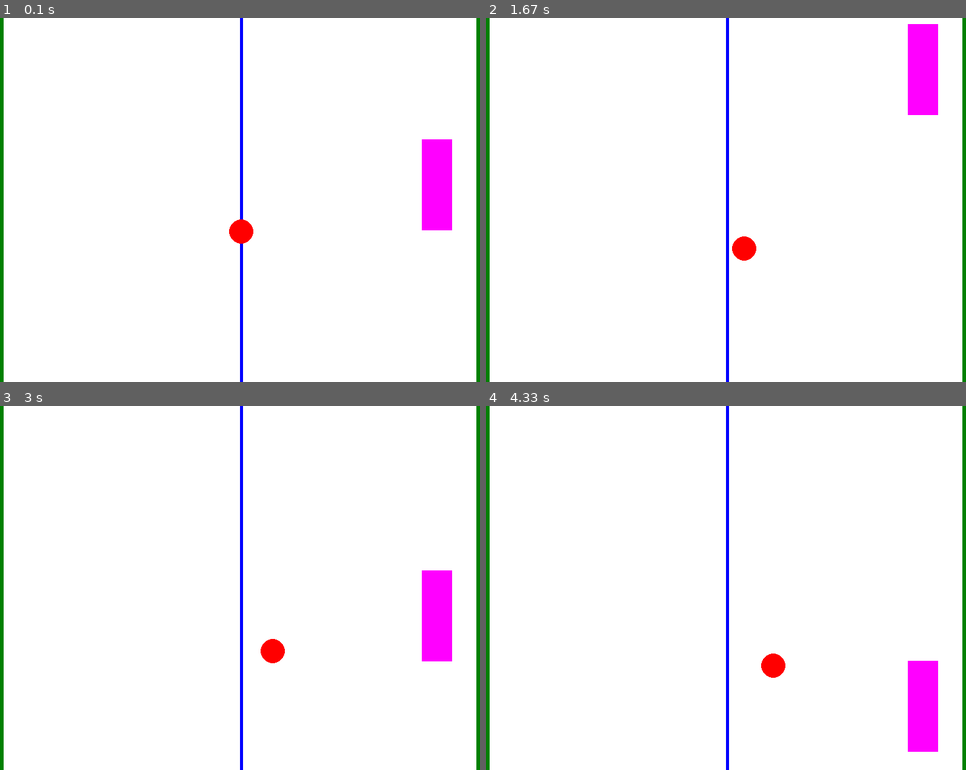
Above: before the commit, frames 1-4 (two rows, left to right).
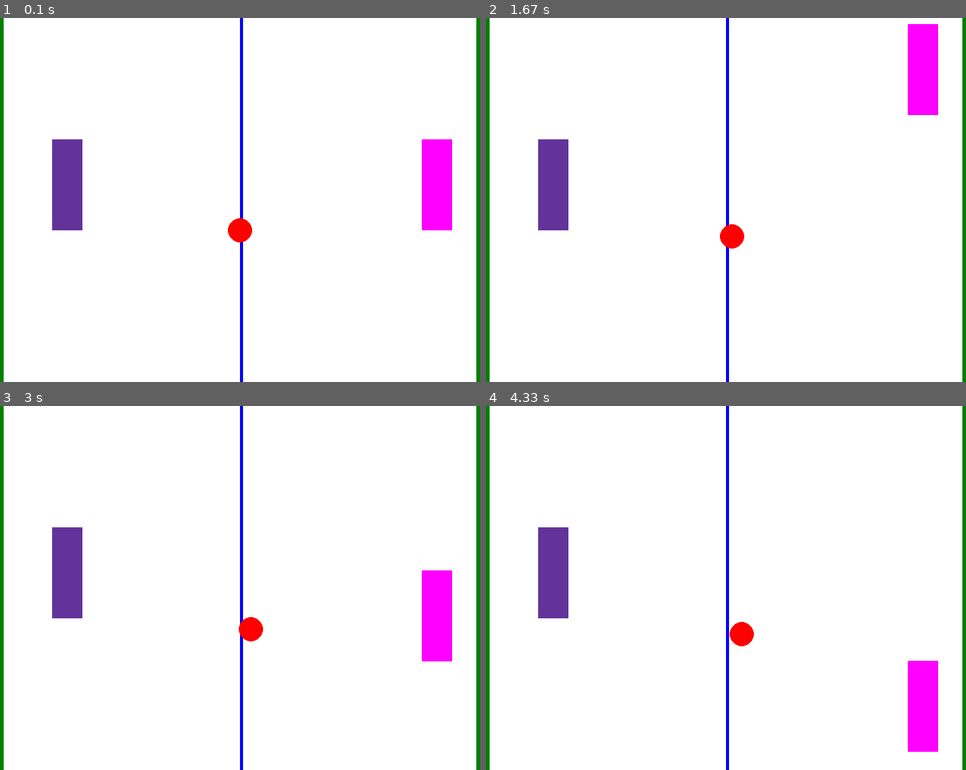
Above: after the commit, the same moments.

Repository: lookinALX/pygameProject
Game: pygame game, started from main.py
The game is run twice, just before and just after one commit, with the same random seed, the same clock (stepped at 60 frames per second) and the same inputs.
Inputs (mouse positions are in pixels of both pictures, inside the frame that each line leads up to):
- Up to frame 1 (0.1 s): no input
- Up to frame 2 (1.67 s): press the mouse at (922, 185) at 0.37 s; move the mouse to (750, 163) at 0.47 s; release the mouse at (577, 145) at 0.6 s; press the mouse at (922, 145) at 0.7 s; move the mouse to (846, 218) at 0.8 s; release the mouse at (769, 291) at 0.93 s; press the mouse at (922, 291) at 1.03 s; move the mouse to (850, 243) at 1.13 s; release the mouse at (778, 200) at 1.27 s; press the mouse at (922, 200) at 1.37 s; move the mouse to (826, 134) at 1.47 s; release the mouse at (730, 68) at 1.6 s
- Up to frame 3 (3 s): press the mouse at (436, 456) at 1.7 s; move the mouse to (331, 588) at 1.8 s; release the mouse at (230, 719) at 1.93 s; press the mouse at (436, 719) at 2.03 s; move the mouse to (268, 682) at 2.13 s; release the mouse at (105, 646) at 2.27 s; press the mouse at (436, 646) at 2.37 s; move the mouse to (364, 562) at 2.47 s; release the mouse at (292, 482) at 2.6 s; press the mouse at (436, 482) at 2.7 s; move the mouse to (432, 547) at 2.8 s; release the mouse at (422, 617) at 2.93 s
- Up to frame 4 (4.33 s): press the mouse at (922, 617) at 3.03 s; move the mouse to (750, 613) at 3.13 s; release the mouse at (572, 609) at 3.27 s; press the mouse at (922, 609) at 3.37 s; move the mouse to (846, 573) at 3.47 s; release the mouse at (774, 537) at 3.6 s; press the mouse at (922, 537) at 3.7 s; move the mouse to (841, 551) at 3.8 s; release the mouse at (764, 566) at 3.93 s; press the mouse at (922, 566) at 4.03 s; move the mouse to (826, 635) at 4.13 s; release the mouse at (735, 704) at 4.27 s

The runs differ from the first frame. In frame 1, 1.6% of the frame differs, in the area x 10-53%, y 33-62%; in frame 2, 2.0%; in frame 3, 2.1%, in the area x 10-60%, y 33-71%; in frame 4, 2.1%.

Commit message:
bit rocket

Diff:
--- a/bot.py
+++ b/bot.py
@@ -10,10 +10,19 @@
     def draw(self, surface):
         pygame.draw.rect(surface, self.color, (self.x, self.y, self.width, self.height))
 
-    #TODO: Napisat'
-    def move(self, ball):
-        pass
+    def follow_ball(self, ball: shapes.Circle):
+        a = 0
+        half_field = constants.SCREEN_WIDTH / 2
+        is_crossed_half_field = True if ball.x >= half_field else False
 
-    # TODO: Perepisat'
-    def check_collision(self, other_rect):
-        pass
+        if not is_crossed_half_field:
+            d = ball.x - self.x - self.width
+            ctan_phi = ball.speed_y / ball.speed_x
+            a = d * ctan_phi + ball.y
+
+        if (self.y + self.width / 2 <= a) and (not is_crossed_half_field):
+            self.y += self.speed_y
+        elif (self.y + self.width / 2 >= a) and (not is_crossed_half_field):
+            self.y -= self.speed_y
+        else:
+            self.y = self.y
--- a/main.py
+++ b/main.py
@@ -1,6 +1,7 @@
 import pygame
 import shapes
 import constants
+import bot
 
 pygame.init()
 
@@ -12,7 +13,8 @@
     gates1 = shapes.Rectangle((0, 128, 0), 0, 0, 10, 600,0,0  )
     gates2 = shapes.Rectangle((0, 128, 0), 790, 0, 10, 600, 0, 0)
     middle = shapes.Rectangle((0, 0, 255), 400, 0, 5, 600, 0, 0)
-    circle1 = shapes.Circle(color=(255, 0, 0), x=400, y=350, radius=20, speed_x=0.3, speed_y=0.3)
+    circle1 = shapes.Circle(color=(255, 0, 0), x=400, y=350, radius=20, speed_x=0.1, speed_y=0.1)
+    bot_rocket = bot.Bot((100, 50, 155), 90, 200, 50, 150, 0, 0.08)
     # Бесконечный цикл программы
     running = True
     while running:
@@ -28,10 +30,10 @@
 
         screen.fill((255, 255, 255))
         """Draw objects"""
+        bot_rocket.draw(screen)
         rectangle2.draw(screen)
         gates1.draw(screen)
         gates2.draw(screen)
-
         middle.draw(screen)
 
         rectangle2.drag()
@@ -39,6 +41,8 @@
         # Move objects
         circle1.move()
         circle1.change_direction_if_collision(rectangle2)
+        circle1.change_direction_if_collision(bot_rocket)
+        bot_rocket.follow_ball(circle1)
 
         pygame.display.update()
 
